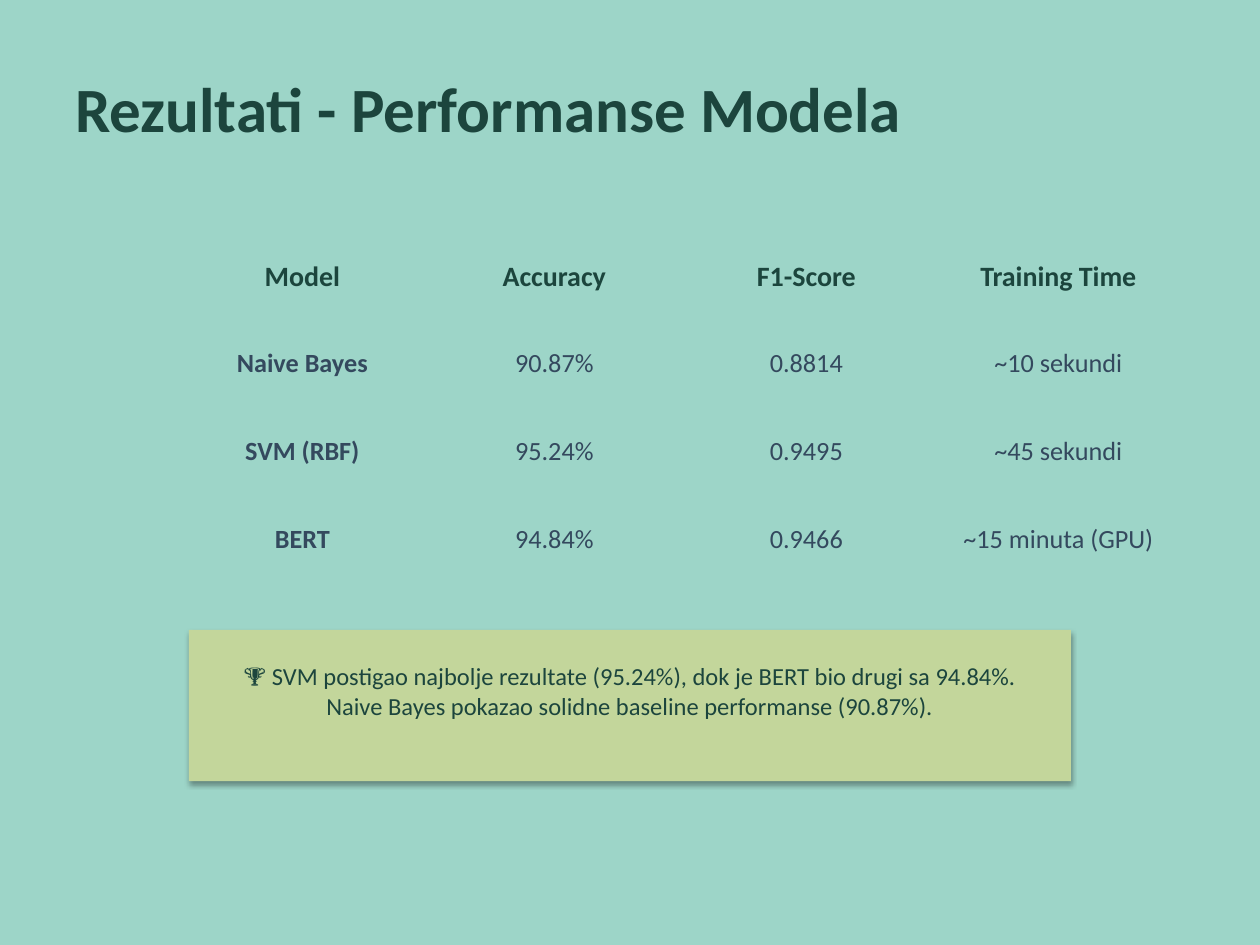
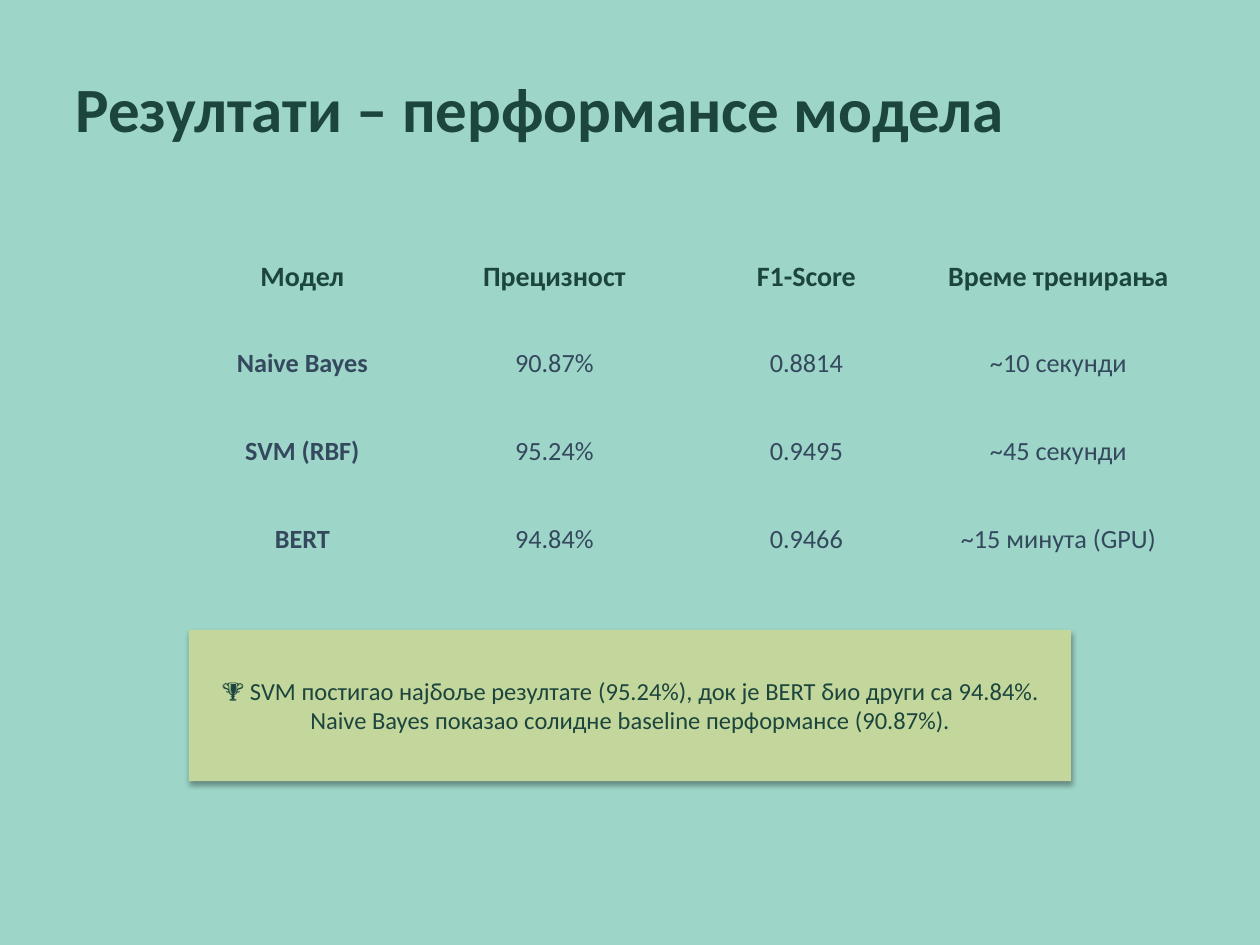
Before and after one commit to borisletic/diplomski, a slide deck: slide 10 of Prezentacija_Diplomski_Boris_Letic_RA_207_2021.pptx. Drawn at 1260x945 pixels with LibreOffice and Linux fonts; fonts in the diff are those of the drawing. Boxes give left, top, right and bottom in pixels: in the first picture for what was removed or moved away, otherwise in the second. Text is boxed around its words. In the diff, an @@ line names an element or a change of style, - is before the commit and + after.

```diff
--- a/Prezentacija_Diplomski_Boris_Letic_RA_207_2021.pptx
+++ b/Prezentacija_Diplomski_Boris_Letic_RA_207_2021.pptx
@@ text at box(75, 89, 1004, 142): text changed @@
-Rezultati - Performanse Modela
+Резултати – перформансе модела
@@ text at box(260, 268, 344, 291): text changed @@
-Model
+Модел
@@ text at box(483, 268, 625, 291): text changed @@
-Accuracy
+Прецизност
@@ text at box(948, 268, 1168, 291): text changed @@
-Training Time
+Време тренирања
@@ text at box(990, 355, 1127, 377): text changed @@
-~10 sekundi
+~10 секунди
@@ text at box(990, 443, 1127, 465): text changed @@
-~45 sekundi
+~45 секунди
@@ text at box(961, 529, 1156, 552): text changed @@
-~15 minuta (GPU)
+~15 минута (GPU)
@@ text at box(250, 682, 1039, 733): text changed @@
-🏆 SVM postigao najbolje rezultate (95.24%), dok je BERT bio drugi sa 94.84%.
-Naive Bayes pokazao solidne baseline performanse (90.87%).
+🏆 SVM постигао најбоље резултате (95.24%), док је BERT био други са 94.84%.
+Naive Bayes показао солидне baseline перформансе (90.87%).
```
Also in this commit, not shown: 7 other slides changed, 8 slides added, 8 slides removed.
